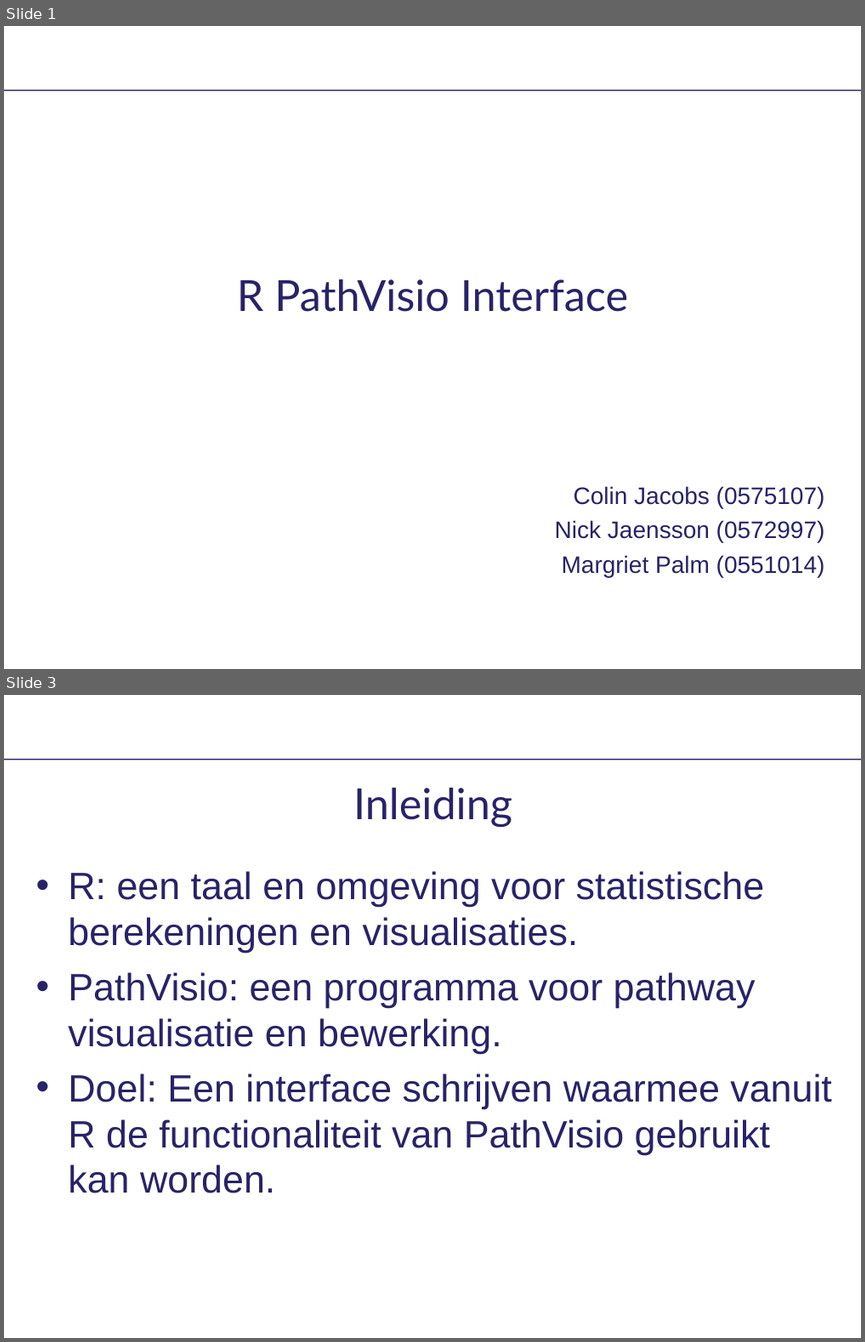
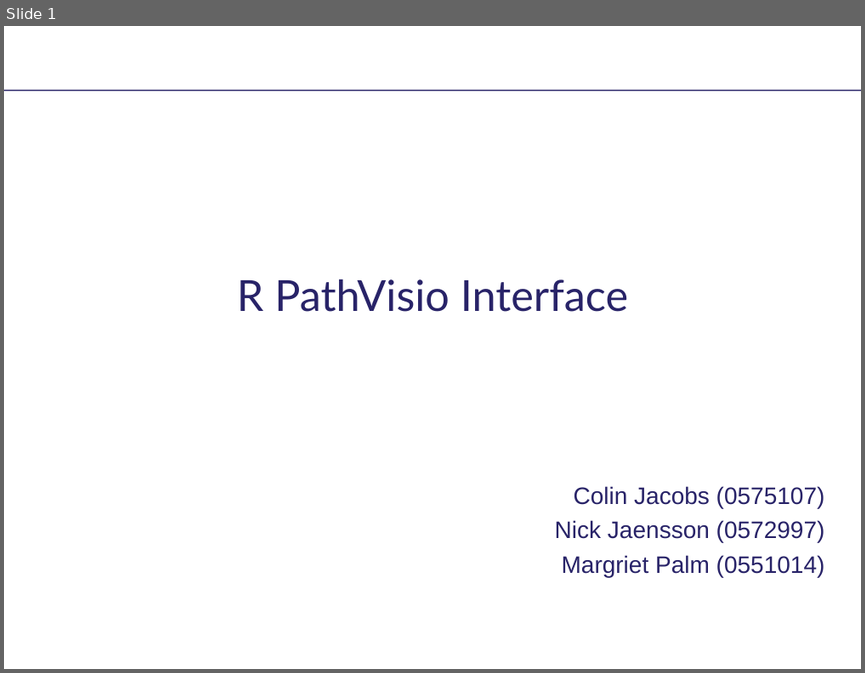
Before and after one commit to kozo2/pathvisio, a slide deck: branches/ifp06b/Presentation/presentatie_project_bigcat.ppt. Shown one above the other, each under a label of ours: slides 1 and 3 before the commit, slide 1 after it; the slides between them are not shown. The pictures are 865x1342 and 865x673 pixels, drawn with LibreOffice and Linux fonts; fonts in the diff are those of the drawing; background and template pictures are left out. Boxes give left, top, right and bottom in pixels: in the first picture for what was removed or moved away, otherwise in the second. Text is boxed around its words. In the diff, an @@ line names an element or a change of style, - is before the commit and + after.

```diff
--- a/branches/ifp06b/Presentation/presentatie_project_bigcat.ppt
+++ b/branches/ifp06b/Presentation/presentatie_project_bigcat.ppt
@@ slide 3 removed at box(4, 695, 861, 1338), background #FFFFFF; not listed: 1 template element that a slide beside it also shows @@
@@ title removed at box(353, 788, 512, 827) @@
-Inleiding
@@ text removed at box(68, 871, 831, 1193) @@
-• R: een taal en omgeving voor statistische berekeningen en visualisaties.
-• PathVisio: een programma voor pathway visualisatie en bewerking.
-• Doel: Een interface schrijven waarmee vanuit R de functionaliteit van PathVisio gebruikt kan worden.
```
Also in this commit, not shown: 3 slides changed, 3 slides added, 2 other slides removed.
